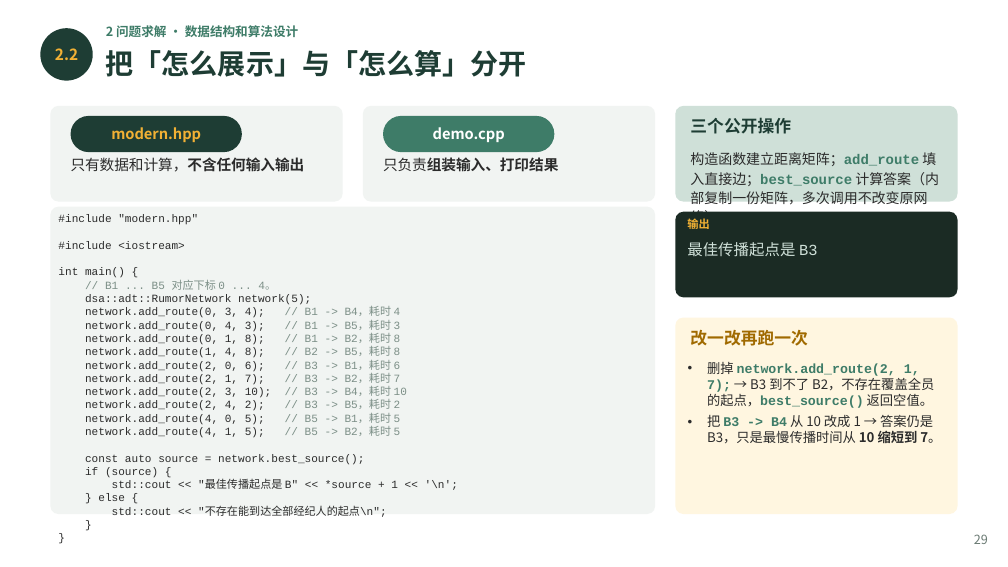
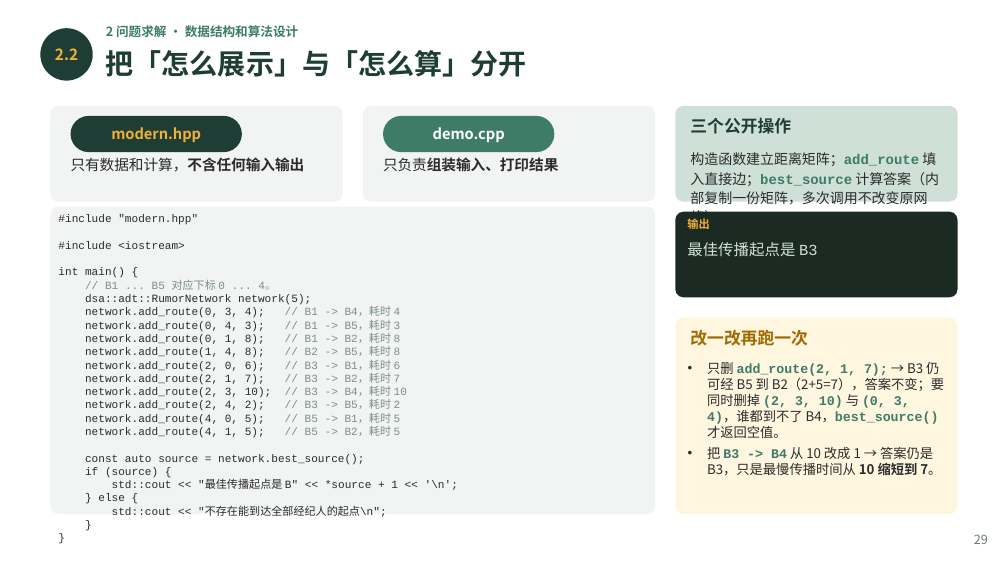
Before and after one commit to GMyhf/2026fall-cs201cq, a slide deck: slide 29 of courseware/202609_DSA_01_ADT_Floyd_Complexity.pptx. Drawn at 1008x567 pixels with LibreOffice and Linux fonts; fonts in the diff are those of the drawing. Boxes give left, top, right and bottom in pixels: in the first picture for what was removed or moved away, otherwise in the second. Text is boxed around its words. In the diff, an @@ line names an element or a change of style, - is before the commit and + after.

```diff
--- a/courseware/202609_DSA_01_ADT_Floyd_Complexity.pptx
+++ b/courseware/202609_DSA_01_ADT_Floyd_Complexity.pptx
@@ text at <box>707,362,944,438</box>: text changed; font Courier New to Noto Sans CJK SC; text colour #3E7C68 to #2B2B2B; bold off @@
-• 删掉 network.add_route(2, 1, 7); → B3 到不了 B2，不存在覆盖全员的起点，best_source() 返回空值。
+• 只删 add_route(2, 1, 7); → B3 仍可经 B5 到 B2（2+5=7），答案不变；要同时删掉 (2, 3, 10) 与 (0, 3, 4)，谁都到不了 B4，best_source() 才返回空值。
```
Also in this commit, not shown: 15 other slides changed.
